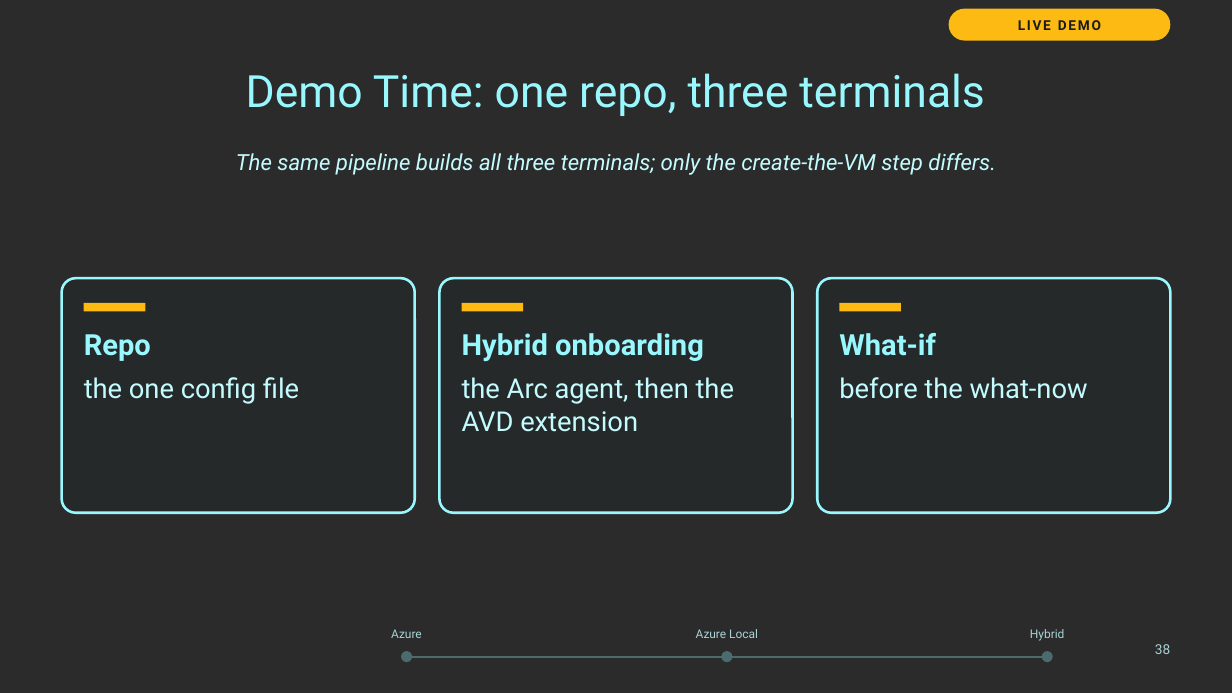
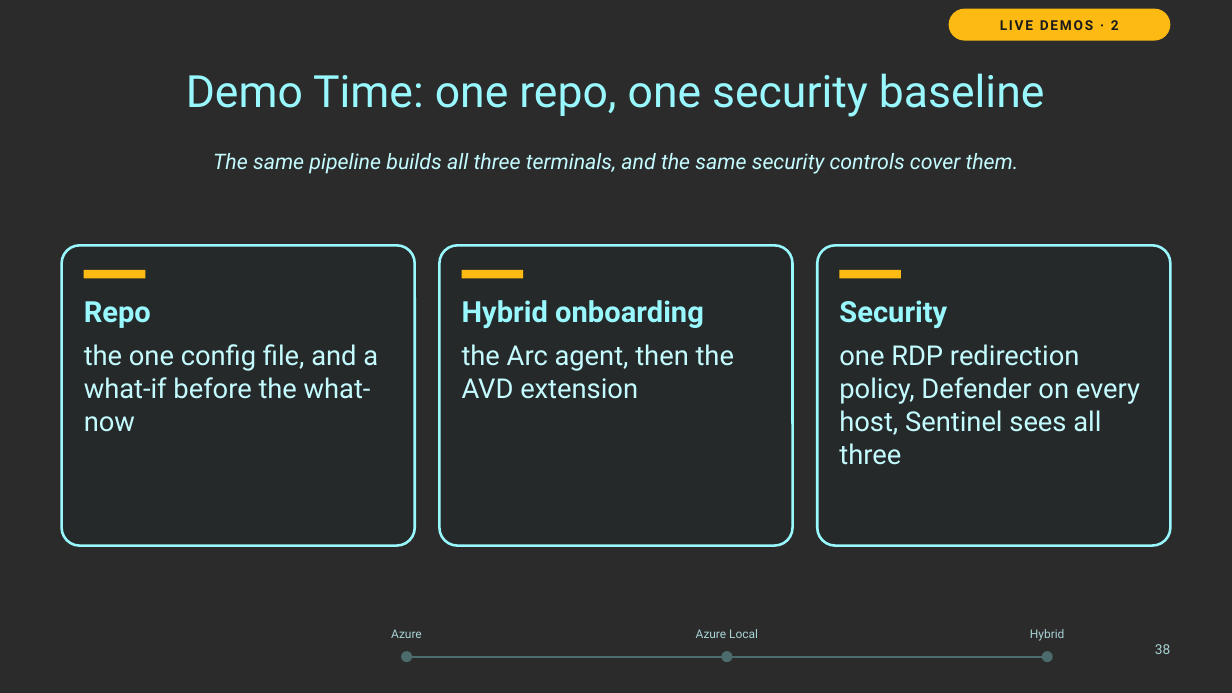
Before and after one commit to thisismydemo/nic2026_avd, a slide deck: slide 38 of presentation/AVD_Anywhere_NIC2026.pptx. Drawn at 1232x693 pixels with LibreOffice and Linux fonts; fonts in the diff are those of the drawing; background and template pictures are left out; a plain dark background stands for a picture behind light text. Boxes give left, top, right and bottom in pixels: in the first picture for what was removed or moved away, otherwise in the second. Text is boxed around its words. In the diff, an @@ line names an element or a change of style, - is before the commit and + after.

```diff
--- a/presentation/AVD_Anywhere_NIC2026.pptx
+++ b/presentation/AVD_Anywhere_NIC2026.pptx
@@ text in rounded rectangle at (1000,20,1119,30): text changed @@
-LIVE DEMO
+LIVE DEMOS · 2
@@ title at (186,73,1044,117): text changed @@
-Demo Time: one repo, three terminals
+Demo Time: one repo, one security baseline
@@ text at (213,153,1019,174): text changed; size 13 to 12.5 pt @@
-The same pipeline builds all three terminals; only the create-the-VM step differs.
+The same pipeline builds all three terminals, and the same security controls cover them.
@@ rounded rectangle: place and size @@
-rounded rectangle at (62,278,415,513)
+rounded rectangle at (62,245,415,546)
@@ rounded rectangle: place and size @@
-rounded rectangle at (440,278,793,513)
+rounded rectangle at (440,245,793,546)
@@ rounded rectangle: place and size @@
-rounded rectangle at (817,278,1170,513)
+rounded rectangle at (817,245,1170,546)
@@ text "Repo": place and size @@
-text "Repo" at (84,334,299,404)
+text "Repo" at (84,301,378,432)
@@ text "Hybrid onboarding": place and size @@
-text "Hybrid onboarding" at (462,333,734,432)
+text "Hybrid onboarding" at (462,300,734,399)
@@ 3 rectangles: place and size @@
-3 rectangles at (84,303,901,312)
+3 rectangles at (84,270,901,278)
@@ text at (839,300,1140,465): text changed @@
-What-if
-before the what-now
+Security
+one RDP redirection policy, Defender on every host, Sentinel sees all three
@@ text at (84,344,378,432): text changed @@
-the one config file
+the one config file, and a what-if before the what-now
```
Also in this commit, not shown: 2 other slides changed, 1 other file.
